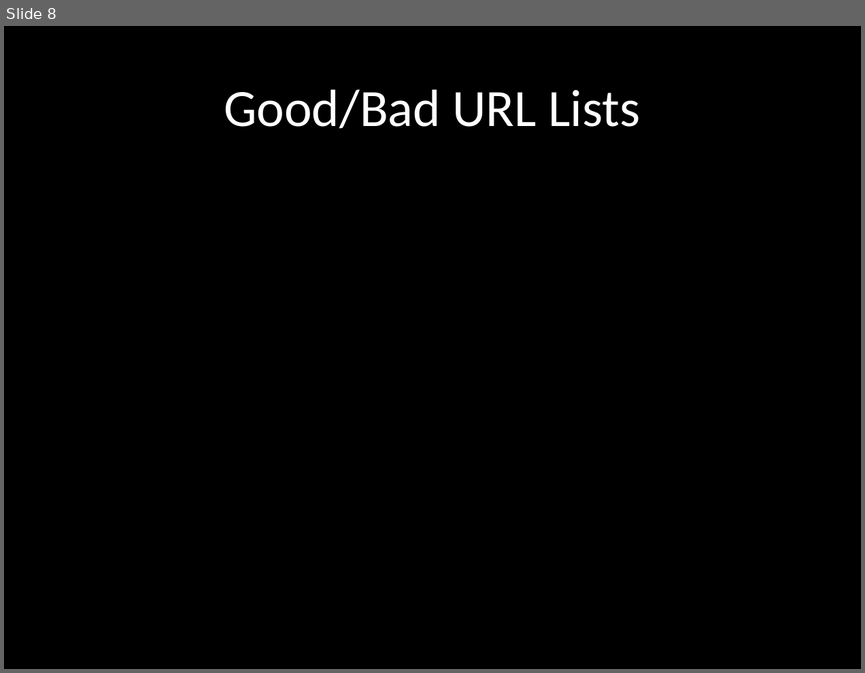
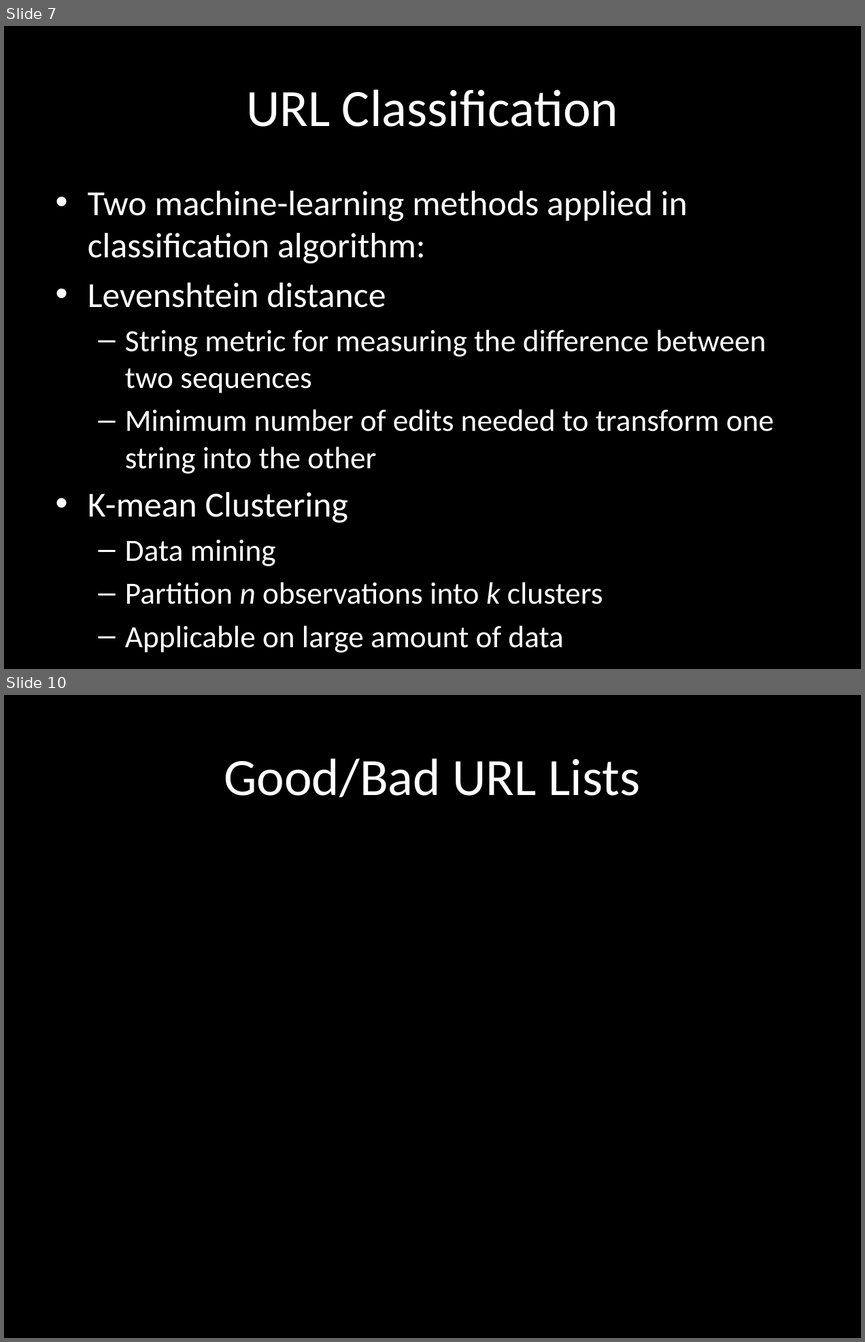
Before and after one commit to chrissorchard/malucrawl, a slide deck: doc/pres2/wk8-progress.pptx. Shown one above the other, each under a label of ours: slide 8 before the commit, slides 7 and 10 after it; the slides between them are not shown. The pictures are 865x673 and 865x1342 pixels, drawn with LibreOffice and Linux fonts; fonts in the diff are those of the drawing; background and template pictures are left out. Boxes give left, top, right and bottom in pixels: in the first picture for what was removed or moved away, otherwise in the second. Text is boxed around its words. In the diff, an @@ line names an element or a change of style, - is before the commit and + after.

Commit message:
Imported other parts of presentation

```diff
--- a/doc/pres2/wk8-progress.pptx
+++ b/doc/pres2/wk8-progress.pptx
@@ slide 7 added at box(4, 26, 861, 669), background picture (left out) @@
@@ title added at box(246, 89, 618, 127), 44 pt, text #FFFFFF @@
+URL Classification
@@ text added at box(88, 191, 774, 652), 25.9 pt, text #FFFFFF @@
+• Two machine-learning methods applied in classification algorithm:
+• Levenshtein distance
+  – String metric for measuring the difference between two sequences
+  – Minimum number of edits needed to transform one string into the other
+• K-mean Clustering
+  – Data mining
+  – Partition n observations into k clusters
+  – Applicable on large amount of data
@@ what was slide 8 is now slide 10 @@
```
Also in this commit, not shown: 5 slides changed, 1 other slide added.
